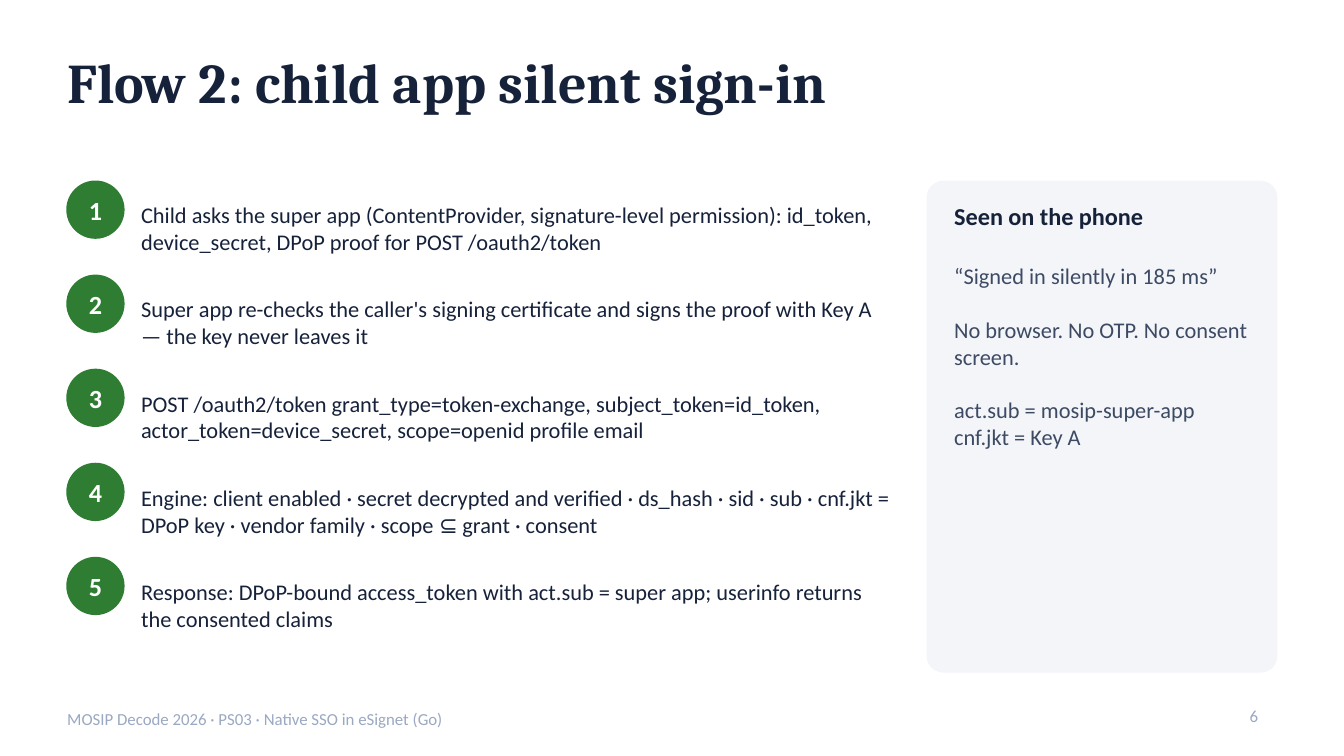
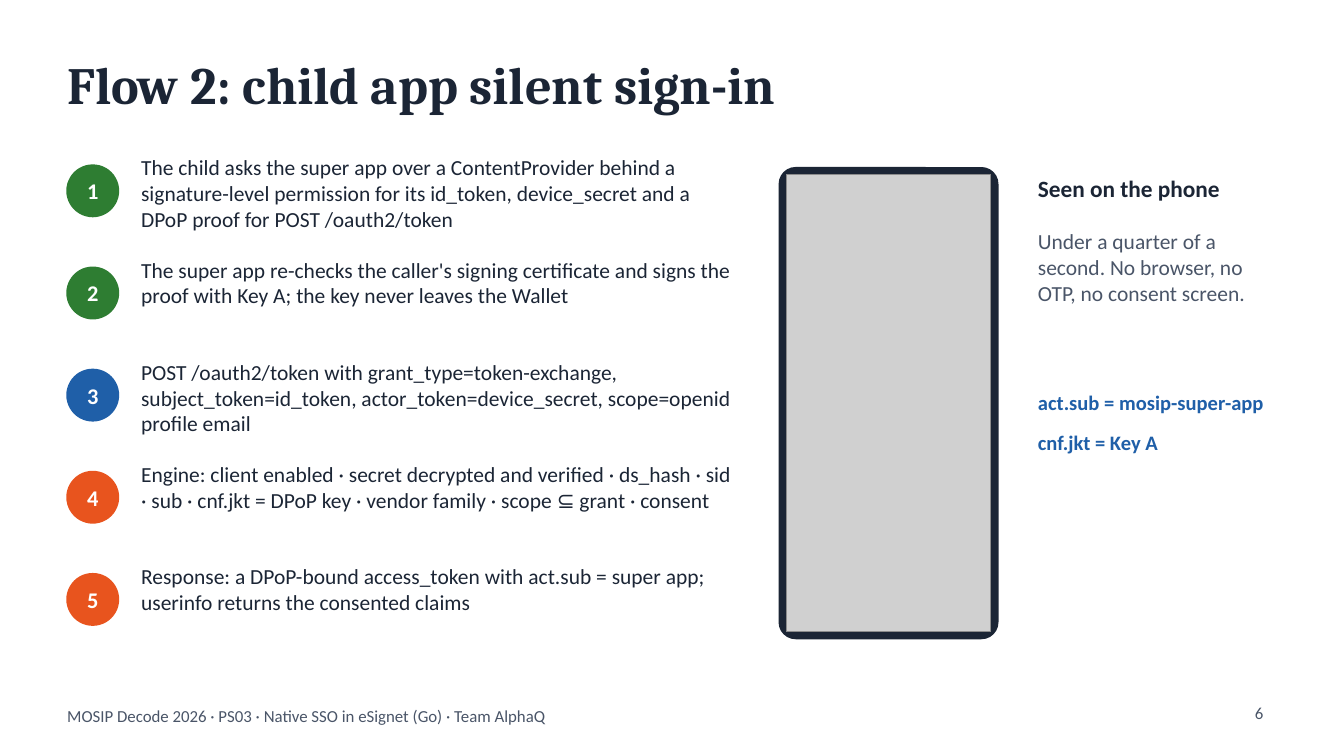
Before and after one commit to DevAnuragT/mosip-decode-2026-native-sso, a slide deck: slide 6 of docs/pitch-deck.pptx. Drawn at 1344x756 pixels with LibreOffice and Linux fonts; fonts in the diff are those of the drawing; grey boxes stand for pictures. Boxes give left, top, right and bottom in pixels: in the first picture for what was removed or moved away, otherwise in the second. Text is boxed around its words. In the diff, an @@ line names an element or a change of style, - is before the commit and + after.

```diff
--- a/docs/pitch-deck.pptx
+++ b/docs/pitch-deck.pptx
@@ title "Flow 2: child app silent ..." at <box>67,67,775,116</box>: size 30 to 28 pt, text colour #16213A to #1B2535; vertical alignment top to middle @@
@@ size 14 to 12 pt in 5 elements at <box>87,389,98,404</box>, <box>87,491,98,506</box>, <box>87,286,98,301</box>, <box>87,593,98,608</box>, <box>87,184,98,199</box> @@
@@ text "1": place and size @@
-text "1" at <box>89,203,102,220</box>
+text "1" at <box>87,184,98,199</box>
@@ ellipse: place and size @@
-ellipse at <box>67,181,124,238</box>
+ellipse at <box>67,165,118,216</box>
@@ vertical alignment middle to top in 4 elements at <box>141,365,730,435</box>, <box>141,569,705,610</box>, <box>141,263,730,307</box>, <box>141,160,690,231</box> @@
@@ text at <box>141,160,690,231</box>: text changed; size 12 to 11.5 pt; text colour #16213A to #1B2535 @@
-Child asks the super app (ContentProvider, signature-level permission): id_token, device_secret, DPoP proof for POST /oauth2/token
+The child asks the super app over a ContentProvider behind a signature-level permission for its id_token, device_secret and a DPoP proof for POST /oauth2/token
@@ rounded rectangle: place and size @@
-rounded rectangle at <box>927,181,1277,672</box>
+rounded rectangle at <box>780,168,997,638</box>
@@ rounded rectangle at <box>780,168,997,638</box>: fill #F3F5F9 to #1B2535; outline #F3F5F9 0.75 pt to #1B2535 1 pt; proportions changed @@
@@ picture added at <box>786,175,991,632</box> @@
@@ text "Seen on the phone": place and size @@
-text "Seen on the phone" at <box>954,208,1143,229</box>
+text "Seen on the phone" at <box>1038,180,1220,201</box>
@@ text "Seen on the phone" at <box>1038,180,1220,201</box>: size 13 to 12.5 pt, text colour #16213A to #1B2535 @@
@@ text added at <box>1038,234,1245,304</box>, 11.5 pt, text #4A5568 @@
+Under a quarter of a second. No browser, no OTP, no consent screen.
@@ text "2": place and size @@
-text "2" at <box>89,297,102,314</box>
+text "2" at <box>87,286,98,301</box>
@@ ellipse: place and size @@
-ellipse at <box>67,276,124,332</box>
+ellipse at <box>67,267,118,319</box>
@@ text at <box>141,263,730,307</box>: text changed; size 12 to 11.5 pt; text colour #16213A to #1B2535 @@
-Super app re-checks the caller's signing certificate and signs the proof with Key A — the key never leaves it
+The super app re-checks the caller's signing certificate and signs the proof with Key A; the key never leaves the Wallet
@@ text removed at <box>954,268,1247,449</box> @@
-“Signed in silently in 185 ms”
-No browser. No OTP. No consent screen.
-act.sub = mosip-super-app
-cnf.jkt = Key A
@@ ellipse: place and size @@
-ellipse at <box>67,370,124,426</box>
+ellipse at <box>67,370,118,421</box>
@@ ellipse at <box>67,370,118,421</box>: fill #2E7D32 to #1F5FA8; outline #2E7D32 1 pt to #1F5FA8 1 pt @@
@@ text at <box>141,365,730,435</box>: text changed; size 12 to 11.5 pt; text colour #16213A to #1B2535 @@
-POST /oauth2/token grant_type=token-exchange, subject_token=id_token, actor_token=device_secret, scope=openid profile email
+POST /oauth2/token with grant_type=token-exchange, subject_token=id_token, actor_token=device_secret, scope=openid profile email
@@ text added at <box>1038,395,1263,414</box>, 11 pt, text #1F5FA8, bold @@
+act.sub = mosip-super-app
@@ text added at <box>1038,435,1157,454</box>, 11 pt, text #1F5FA8, bold @@
+cnf.jkt = Key A
@@ ellipse: place and size @@
-ellipse at <box>67,464,124,520</box>
+ellipse at <box>67,472,118,523</box>
@@ ellipse at <box>67,472,118,523</box>: fill #2E7D32 to #E8541E; outline #2E7D32 1 pt to #E8541E 1 pt @@
@@ text "Engine: client enabled · secret ..." at <box>141,467,731,512</box>: size 12 to 11.5 pt, text colour #16213A to #1B2535; vertical alignment middle to top @@
@@ text at <box>141,569,705,610</box>: text changed; size 12 to 11.5 pt; text colour #16213A to #1B2535 @@
-Response: DPoP-bound access_token with act.sub = super app; userinfo returns the consented claims
+Response: a DPoP-bound access_token with act.sub = super app; userinfo returns the consented claims
@@ text "5": place and size @@
-text "5" at <box>89,579,102,596</box>
+text "5" at <box>87,593,98,608</box>
@@ ellipse at <box>67,574,118,625</box>: fill #2E7D32 to #E8541E; outline #2E7D32 1 pt to #E8541E 1 pt @@
@@ ellipse: place and size @@
-ellipse at <box>67,558,124,614</box>
+ellipse at <box>67,574,118,625</box>
@@ text at <box>67,710,546,725</box>: text changed; text colour #9AA8C2 to #4A5568 @@
-MOSIP Decode 2026 · PS03 · Native SSO in eSignet (Go)
+MOSIP Decode 2026 · PS03 · Native SSO in eSignet (Go) · Team AlphaQ
@@ page number at <box>1255,707,1264,719</box>: text colour #9AA8C2 to #4A5568; alignment left to right @@
```
Also in this commit, not shown: 12 other slides changed, 5 other files.
